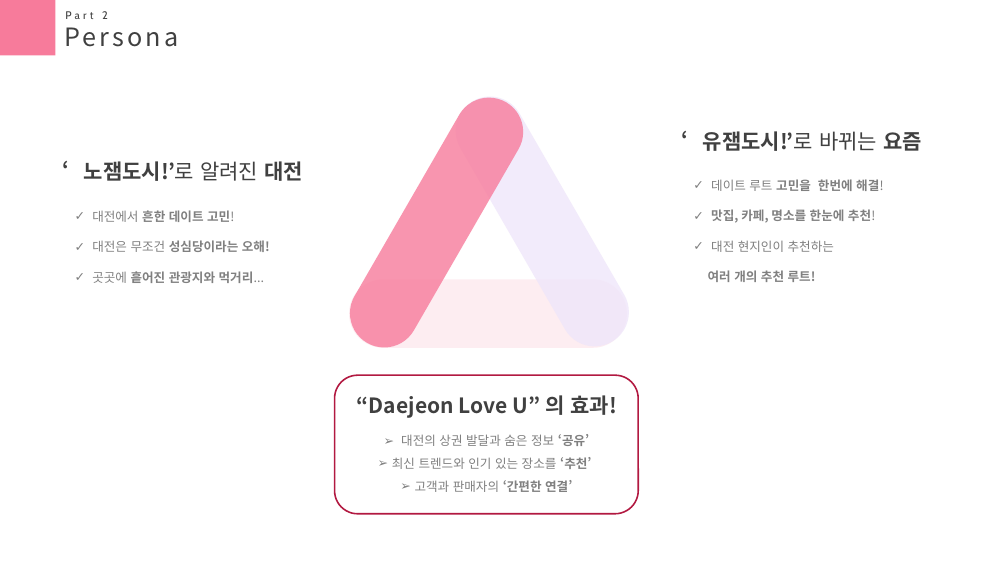
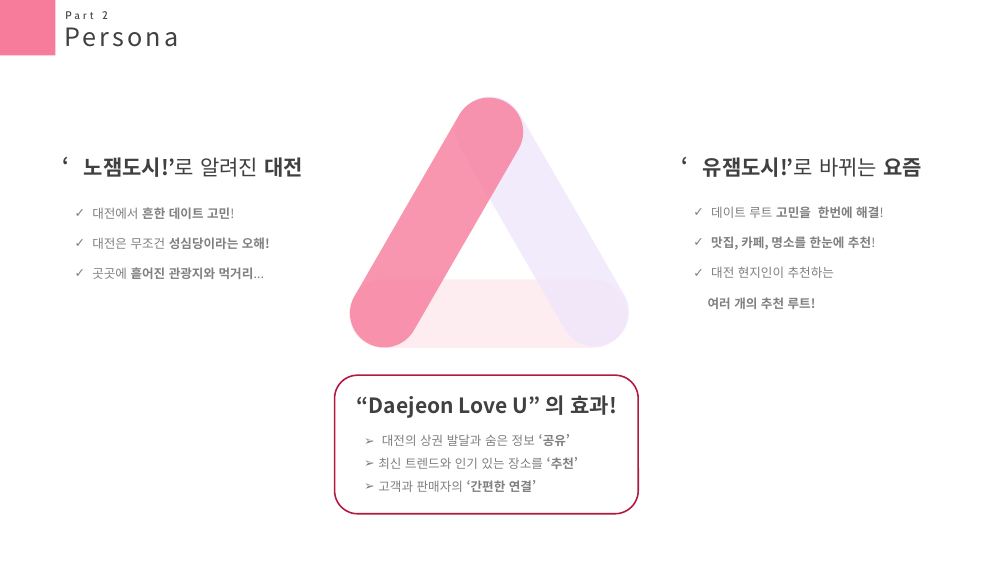
Before and after one commit to seasukmin/DateTeam, a slide deck: slide 6 of 박근모 - 메인/ppt.pptx (slide 5 before the commit). Drawn at 1008x567 pixels with LibreOffice and Linux fonts; fonts in the diff are those of the drawing. Boxes give left, top, right and bottom in pixels: in the first picture for what was removed or moved away, otherwise in the second. Text is boxed around its words. In the diff, an @@ line names an element or a change of style, - is before the commit and + after.

```diff
--- a/박근모 - 메인/ppt.pptx
+++ b/박근모 - 메인/ppt.pptx
@@ text "‘노잼도시!’로 알려진 대전": place and size @@
-text "‘노잼도시!’로 알려진 대전" at (84,161,303,181)
+text "‘노잼도시!’로 알려진 대전" at (84,157,303,177)
@@ text "‘유잼도시!’로 바뀌는 요즘": place and size @@
-text "‘유잼도시!’로 바뀌는 요즘" at (703,131,922,151)
+text "‘유잼도시!’로 바뀌는 요즘" at (703,157,922,177)
@@ text "대전에서 흔한 데이트 고민!": place and size @@
-text "대전에서 흔한 데이트 고민!" at (92,210,270,283)
+text "대전에서 흔한 데이트 고민!" at (92,207,270,279)
@@ text "데이트 루트 고민을 한번에 해결!": place and size @@
-text "데이트 루트 고민을 한번에 해결!" at (708,179,883,282)
+text "데이트 루트 고민을 한번에 해결!" at (708,206,883,309)
@@ text "대전의 상권 발달과 숨은 정보 ...": place and size @@
-text "대전의 상권 발달과 숨은 정보 ..." at (392,434,591,492)
+text "대전의 상권 발달과 숨은 정보 ..." at (378,434,578,492)
@@ text "대전의 상권 발달과 숨은 정보 ..." at (378,434,578,492): alignment centre to left @@
```
Also in this commit, not shown: 7 other slides changed, 2 slides added, 2 slides removed, 2 other files.
